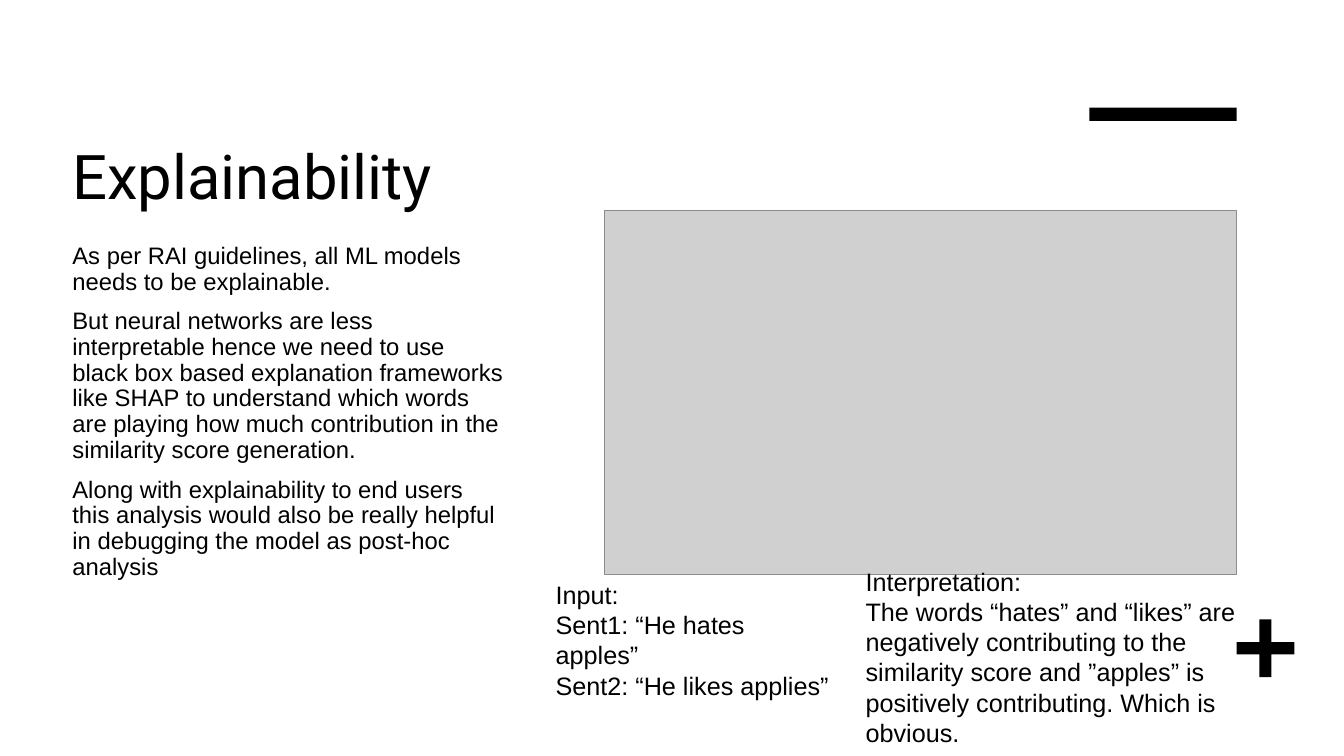
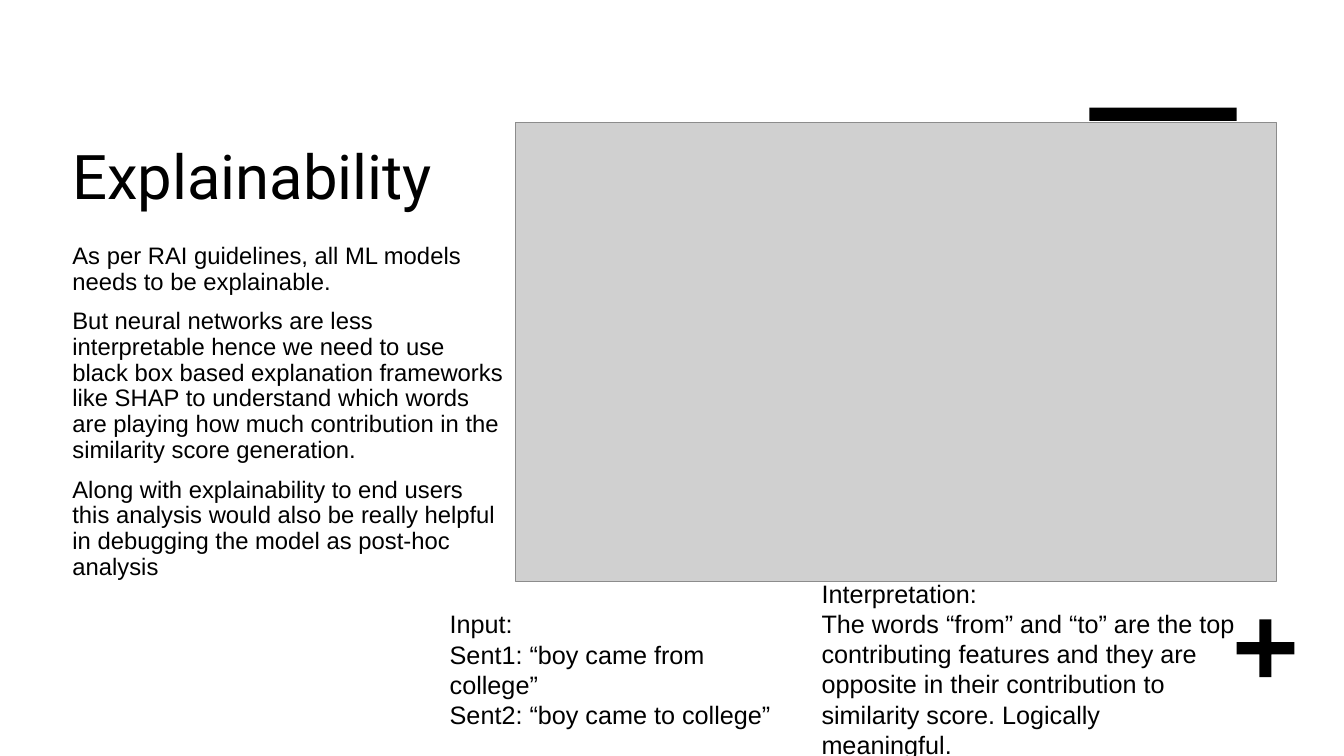
Before and after one commit to tanalpha-aditya/Advanced_Semantic_similarity, a slide deck: slide 13 of 4-final_report.pptx. Drawn at 1344x756 pixels with LibreOffice and Linux fonts; fonts in the diff are those of the drawing; grey boxes stand for pictures. Boxes give left, top, right and bottom in pixels: in the first picture for what was removed or moved away, otherwise in the second. Text is boxed around its words. In the diff, an @@ line names an element or a change of style, - is before the commit and + after.

```diff
--- a/4-final_report.pptx
+++ b/4-final_report.pptx
@@ picture resized from (x1=605, y1=211, x2=1237, y2=574) to (x1=516, y1=122, x2=1277, y2=581) @@
@@ text "Interpretation:" moved from (x1=866, y1=572, x2=1235, y2=743) to (x1=822, y1=584, x2=1234, y2=729) @@
@@ text "Input:" moved from (x1=556, y1=586, x2=828, y2=700) to (x1=450, y1=615, x2=770, y2=730) @@
@@ text at (x1=822, y1=614, x2=1234, y2=729): text changed @@
-The words “hates” and “likes” are negatively contributing to the similarity score and ”apples” is positively contributing. Which is obvious.
+The words “from” and “to” are the top contributing features and they are opposite in their contribution to similarity score. Logically meaningful.
@@ text at (x1=450, y1=645, x2=770, y2=730): text changed @@
-Sent1: “He hates apples”
-Sent2: “He likes applies”
+Sent1: “boy came from college”
+Sent2: “boy came to college”
```
Also in this commit, not shown: 5 other slides changed, 10 other files.
